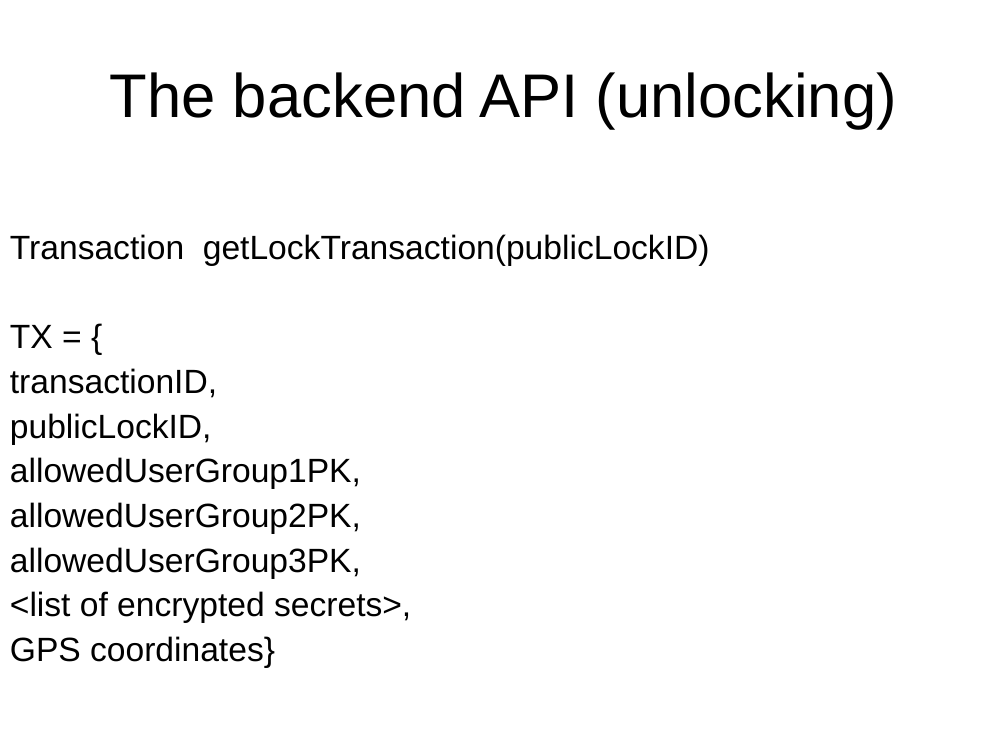
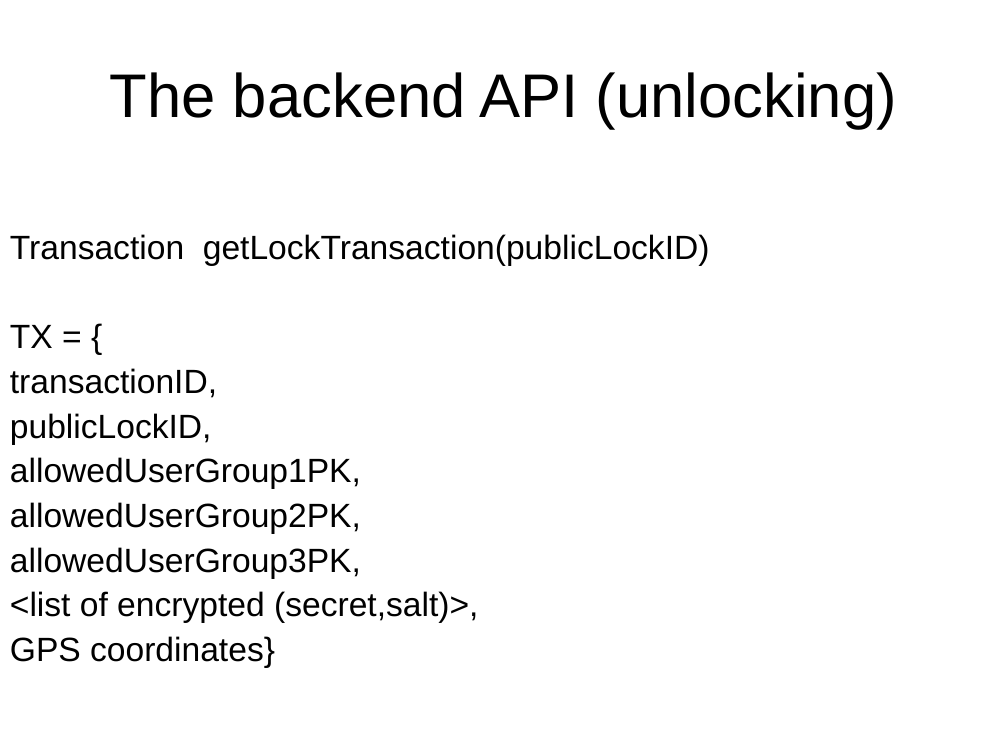
Before and after one commit to blockTeamhackathon/documents, a slide deck: slide 25 of B’Lock.ppt (slide 18 before the commit). Drawn at 1008x756 pixels with LibreOffice and Linux fonts; fonts in the diff are those of the drawing. Boxes give left, top, right and bottom in pixels: in the first picture for what was removed or moved away, otherwise in the second. Text is boxed around its words. In the diff, an @@ line names an element or a change of style, - is before the commit and + after.

```diff
--- a/B’Lock.ppt
+++ b/B’Lock.ppt
@@ text at <box>10,591,478,623</box>: text changed @@
-<list of encrypted secrets>,
+<list of encrypted (secret,salt)>,
```
Also in this commit, not shown: 5 other slides changed, 7 slides added.
